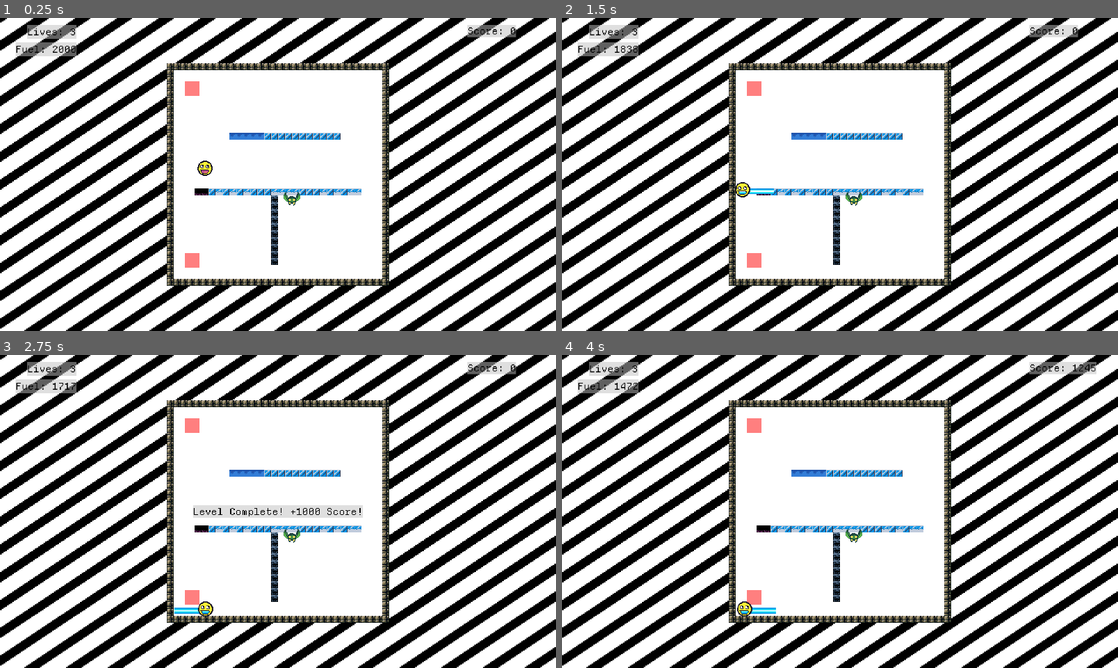
Above: before the commit, frames 1-4 (two rows, left to right).
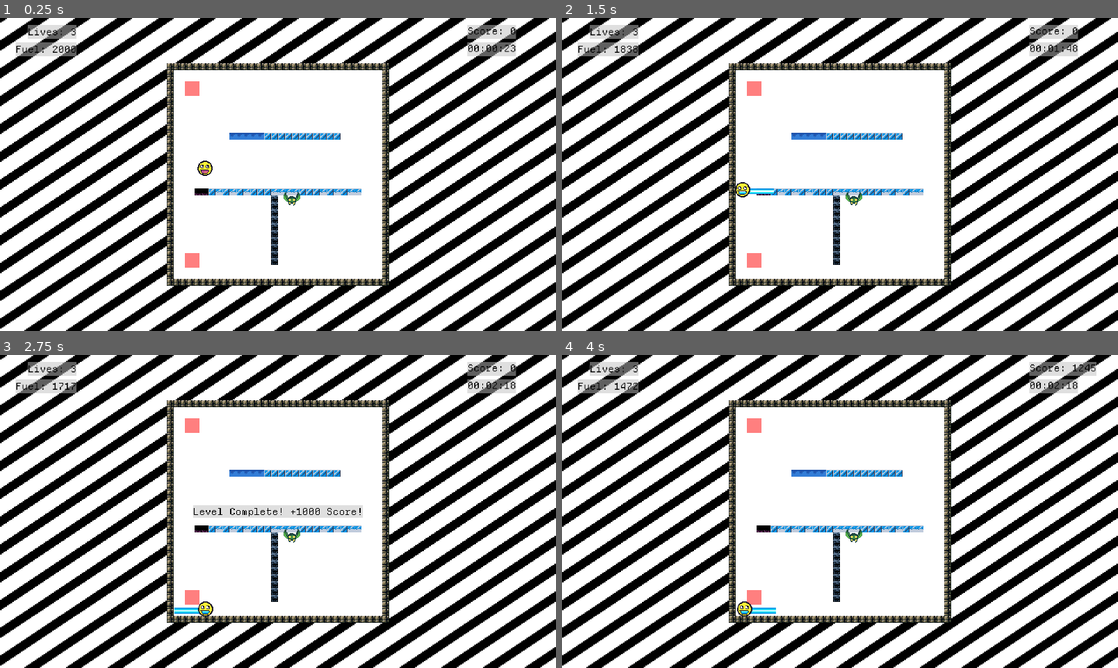
Above: after the commit, the same moments.

Repository: OSGH-web/balloon-movement-demo
Game: Godot game, scene res://scenes/main.tscn
Two runs of this game, one before a commit and one after it. Both use one fixed random seed, a clock stepped at 60 frames per second and the inputs below.
Inputs:
- Up to frame 1 (0.25 s): no input
- Up to frame 2 (1.5 s): hold Right (ui_right) from 0.53 s (still down); tap Up (ui_up) at 0.77 s
- Up to frame 3 (2.75 s): tap Up (ui_up) at 1.52 s; release Right (ui_right) at 2.03 s; hold Left (ui_left) from 2.03 s (still down)
- Up to frame 4 (4 s): release Left (ui_left) at 2.78 s; hold Right (ui_right) from 2.78 s (still down); tap Up (ui_up) at 3.02, 3.77 s

The runs differ from the first frame. In frame 1, 0.5% of the frame differs, in the area x 4-93%, y 2-13%; in frame 2, 0.5%; in frame 3, 0.5%; in frame 4, 0.5%, in the area x 4-97%, y 2-13%.

Commit message:
Add Basic Timer (#41)
* add simple timer

* stop timer when end zone is triggered

* HUD: add placeholder text, update "Lives" label anchor to top right

* clean up hud.gd

---------

Co-authored-by: Ben Taussig <btaussig97@gmail.com>

Diff:
--- a/scenes/UI/hud.tscn
+++ b/scenes/UI/hud.tscn
@@ -33,10 +33,16 @@
 
 [node name="Lives" type="Label" parent="Control"]
 unique_name_in_owner = true
+custom_minimum_size = Vector2(147, 48)
 layout_mode = 1
-offset_left = -170.0
+anchors_preset = 1
+anchor_left = 1.0
+anchor_right = 1.0
+offset_left = -144.0
 offset_bottom = 48.0
+grow_horizontal = 0
 theme_override_styles/normal = ExtResource("2_18exe")
+text = "Lives: -1"
 label_settings = ExtResource("3_0jeyp")
 vertical_alignment = 1
 
@@ -45,6 +51,18 @@
 layout_mode = 0
 offset_left = 1350.0
 offset_right = 1390.0
-offset_bottom = 42.0
+offset_bottom = 48.0
 theme_override_styles/normal = ExtResource("2_18exe")
+text = "Score: 1000"
 label_settings = ExtResource("3_0jeyp")
+
+[node name="Timer" type="Label" parent="Control"]
+unique_name_in_owner = true
+layout_mode = 0
+offset_left = 1350.0
+offset_top = 60.0
+offset_right = 1390.0
+offset_bottom = 108.0
+theme_override_styles/normal = ExtResource("2_18exe")
+text = "00:00:00"
+label_settings = ExtResource("3_0jeyp")
--- a/scripts/UI/hud.gd
+++ b/scripts/UI/hud.gd
@@ -2,7 +2,12 @@
 
 @export var player: CharacterBody2D
 
-func _process(_delta: float) -> void:
+var time: float = 0.0;
+
+func _process(delta: float) -> void:
+	if not GameManager.endZoneTriggered:
+		time += delta;
+
 	if not player:
 		return
 
@@ -10,3 +15,11 @@
 	%Fuel.text = "Fuel: %d" % fuel_amount
 	%Lives.text = "Lives: %d" % GameManager.lives
 	%Score.text = "Score: %d" % GameManager.score
+	%Timer.text = _format_seconds(time)
+
+func _format_seconds(time : float) -> String:
+	var minutes := time / 60
+	var seconds := fmod(time, 60)
+	var milliseconds := fmod(time, 1) * 100
+
+	return "%02d:%02d:%02d" % [minutes, seconds, milliseconds]
